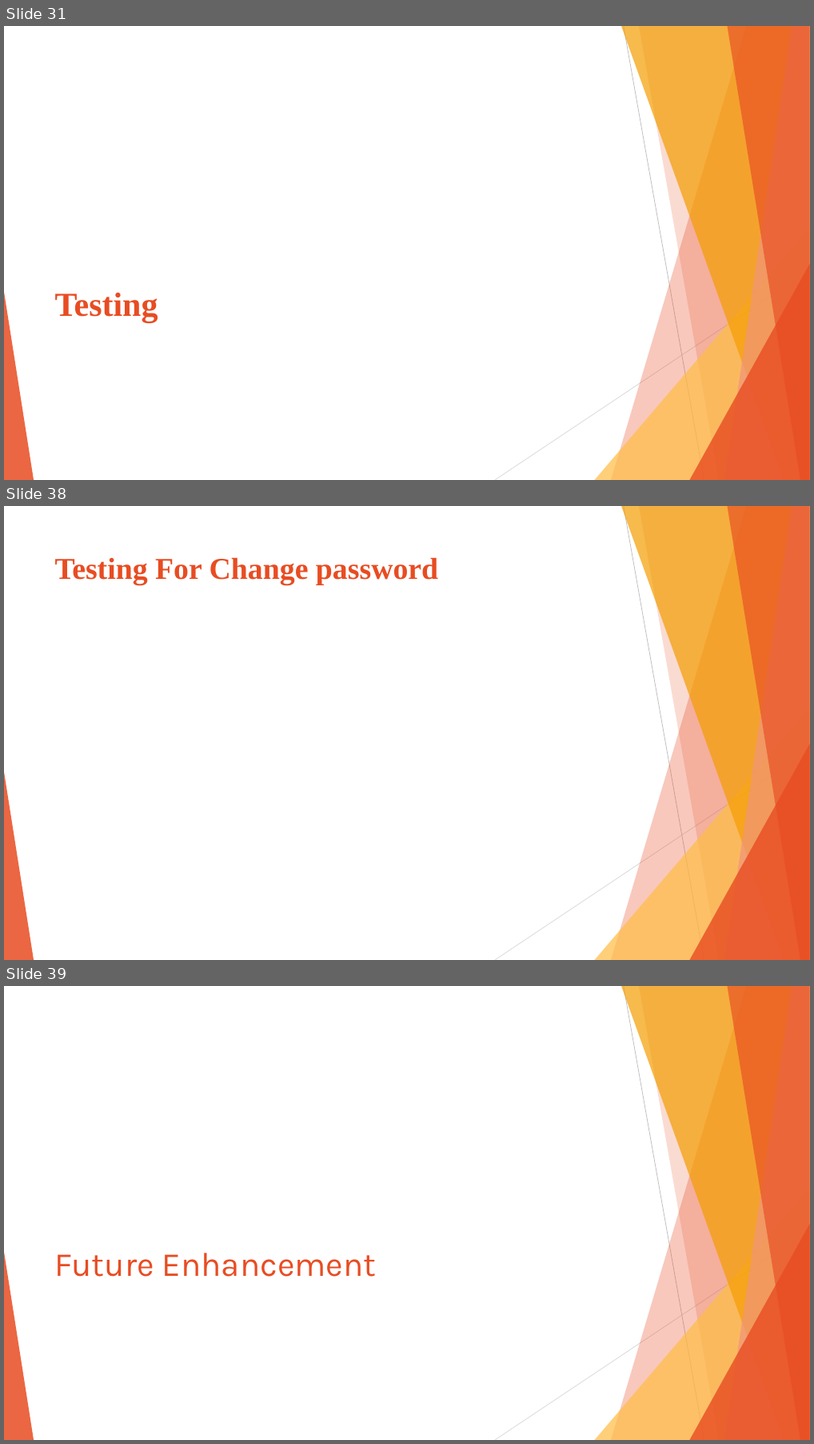
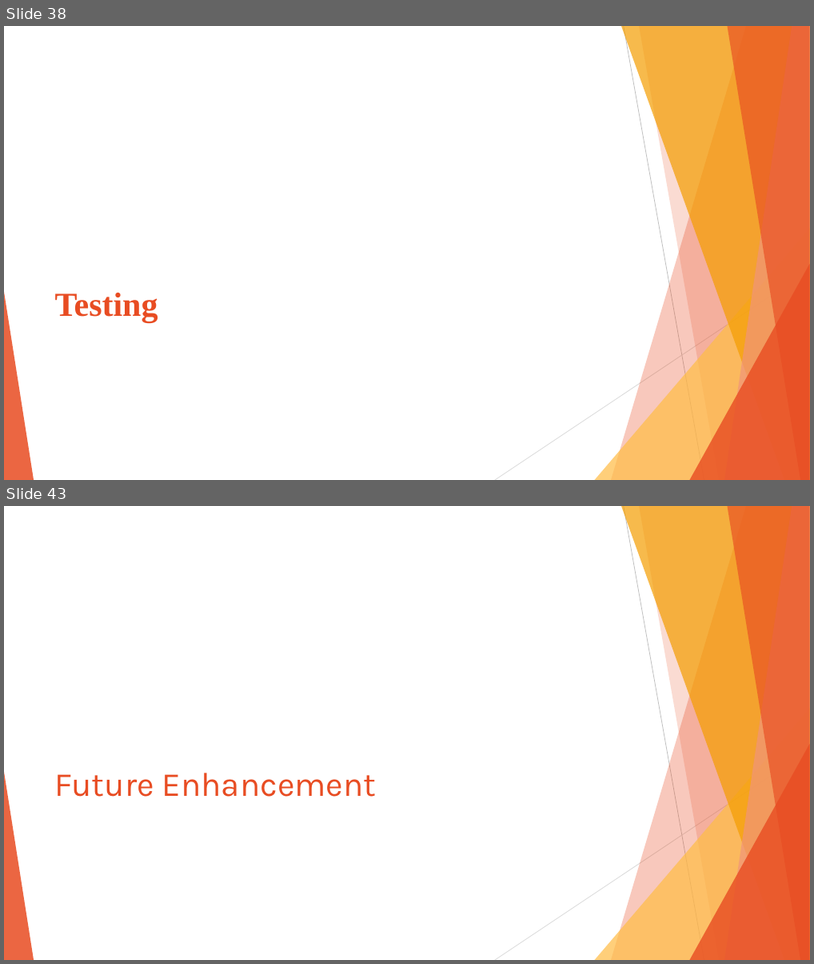
Before and after one commit to preyash2047/Stock_Price_Prediction, a slide deck: Project Presentation/PPT/SPP.pptx. Shown one above the other, each under a label of ours: slides 31, 38 and 39 before the commit, slides 38 and 43 after it; the slides between them are not shown. The pictures are 814x1444 and 814x964 pixels, drawn with LibreOffice and Linux fonts; fonts in the diff are those of the drawing. Boxes give left, top, right and bottom in pixels: in the first picture for what was removed or moved away, otherwise in the second. Text is boxed around its words. In the diff, an @@ line names an element or a change of style, - is before the commit and + after.

```diff
--- a/Project Presentation/PPT/SPP.pptx
+++ b/Project Presentation/PPT/SPP.pptx
@@ slide 38 removed at (4, 506, 810, 960), background #FFFFFF; not listed: 10 template elements that a slide beside it also shows @@
@@ title removed at (55, 557, 438, 585) @@
-Testing For Change password
@@ what was slide 31 is now slide 38 @@
@@ what was slide 39 is now slide 43 @@
```
Also in this commit, not shown: 7 slides changed, 9 slides added, 4 other slides removed, 1 other file.
